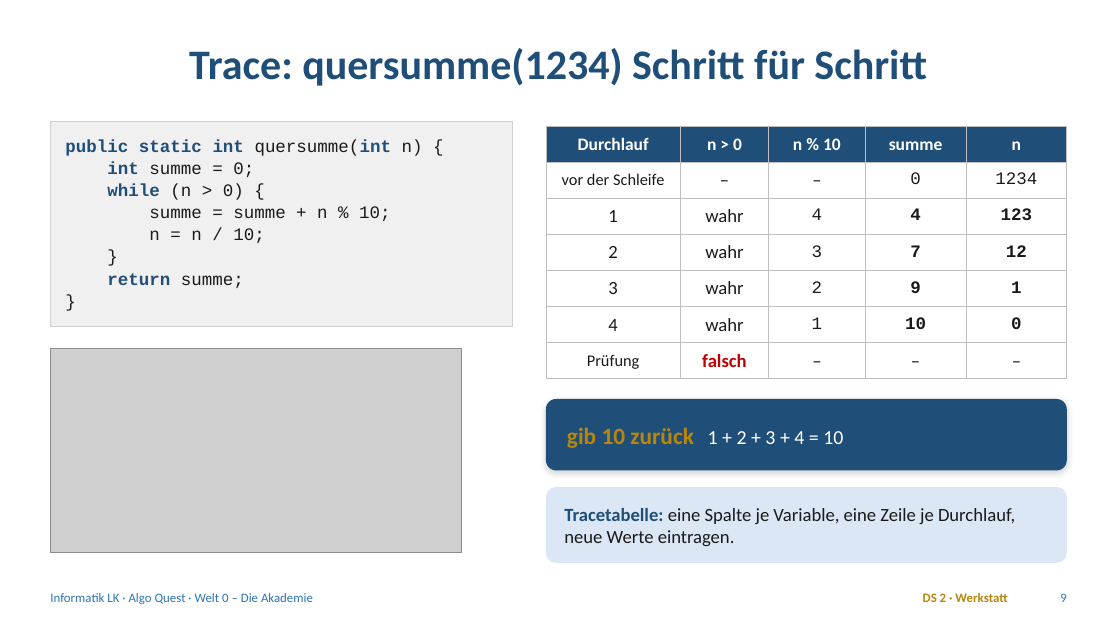
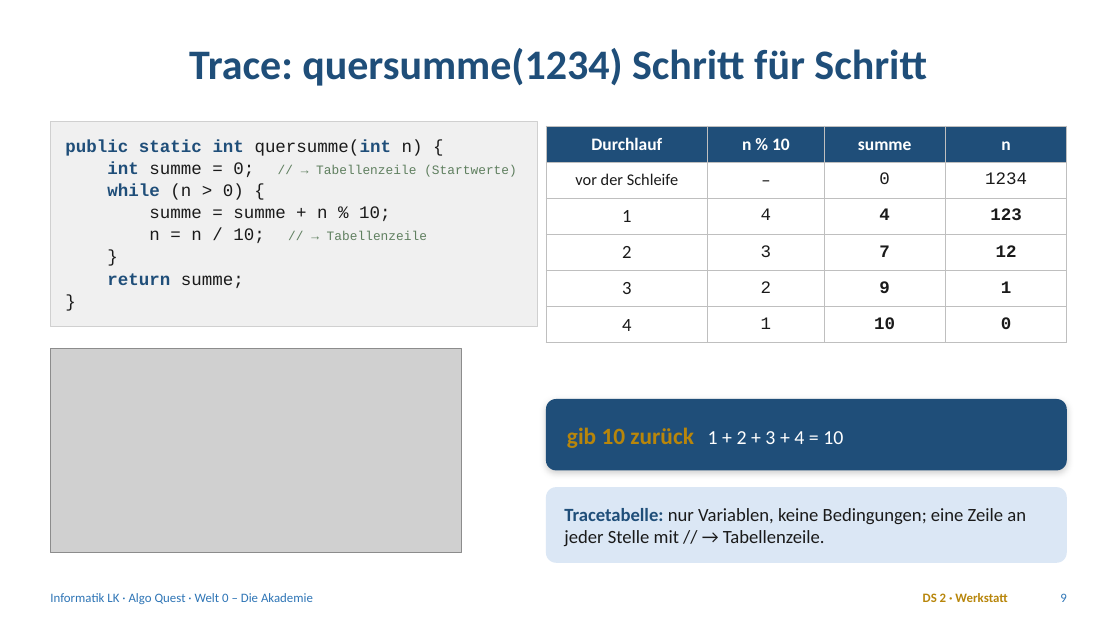
Before and after one commit to frankjuchim/AlgoQuest, a slide deck: slide 9 of materialien/Welt0_Akademie/1_Praesentation/AQ_W0_Akademie.pptx. Drawn at 1120x630 pixels with LibreOffice and Linux fonts; fonts in the diff are those of the drawing; grey boxes stand for pictures. Boxes give left, top, right and bottom in pixels: in the first picture for what was removed or moved away, otherwise in the second. Text is boxed around its words. In the diff, an @@ line names an element or a change of style, - is before the commit and + after.

```diff
--- a/materialien/Welt0_Akademie/1_Praesentation/AQ_W0_Akademie.pptx
+++ b/materialien/Welt0_Akademie/1_Praesentation/AQ_W0_Akademie.pptx
@@ rectangle "public static int quersumme(int n) ...": place and size @@
-rectangle "public static int quersumme(int n) ..." at [50,122,513,327]
+rectangle "public static int quersumme(int n) ..." at [50,122,538,327]
@@ table at [546,126,1066,343] @@
-Durchlauf | n > 0 | n % 10 | summe | n
-vor der Schleife | – | – | 0 | 1234
-1 | wahr | 4 | 4 | 123
-2 | wahr | 3 | 7 | 12
-3 | wahr | 2 | 9 | 1
-4 | wahr | 1 | 10 | 0
-Prüfung | falsch | – | – | –
+Durchlauf | n % 10 | summe | n
+vor der Schleife | – | 0 | 1234
+1 | 4 | 4 | 123
+2 | 3 | 7 | 12
+3 | 2 | 9 | 1
+4 | 1 | 10 | 0
@@ text in rectangle at [107,162,517,177]: text changed; size 15 to 11 pt; text colour #1A1A1A to #5F7F5F @@
-int summe = 0;
+int summe = 0; // → Tabellenzeile (Startwerte)
@@ text in rectangle at [149,228,427,243]: text changed; size 15 to 11 pt; text colour #1A1A1A to #5F7F5F @@
-n = n / 10;
+n = n / 10; // → Tabellenzeile
@@ text at [564,508,1026,546]: text changed @@
-Tracetabelle: eine Spalte je Variable, eine Zeile je Durchlauf, neue Werte eintragen.
+Tracetabelle: nur Variablen, keine Bedingungen; eine Zeile an jeder Stelle mit // → Tabellenzeile.
```
Also in this commit, not shown: 8 other files.
